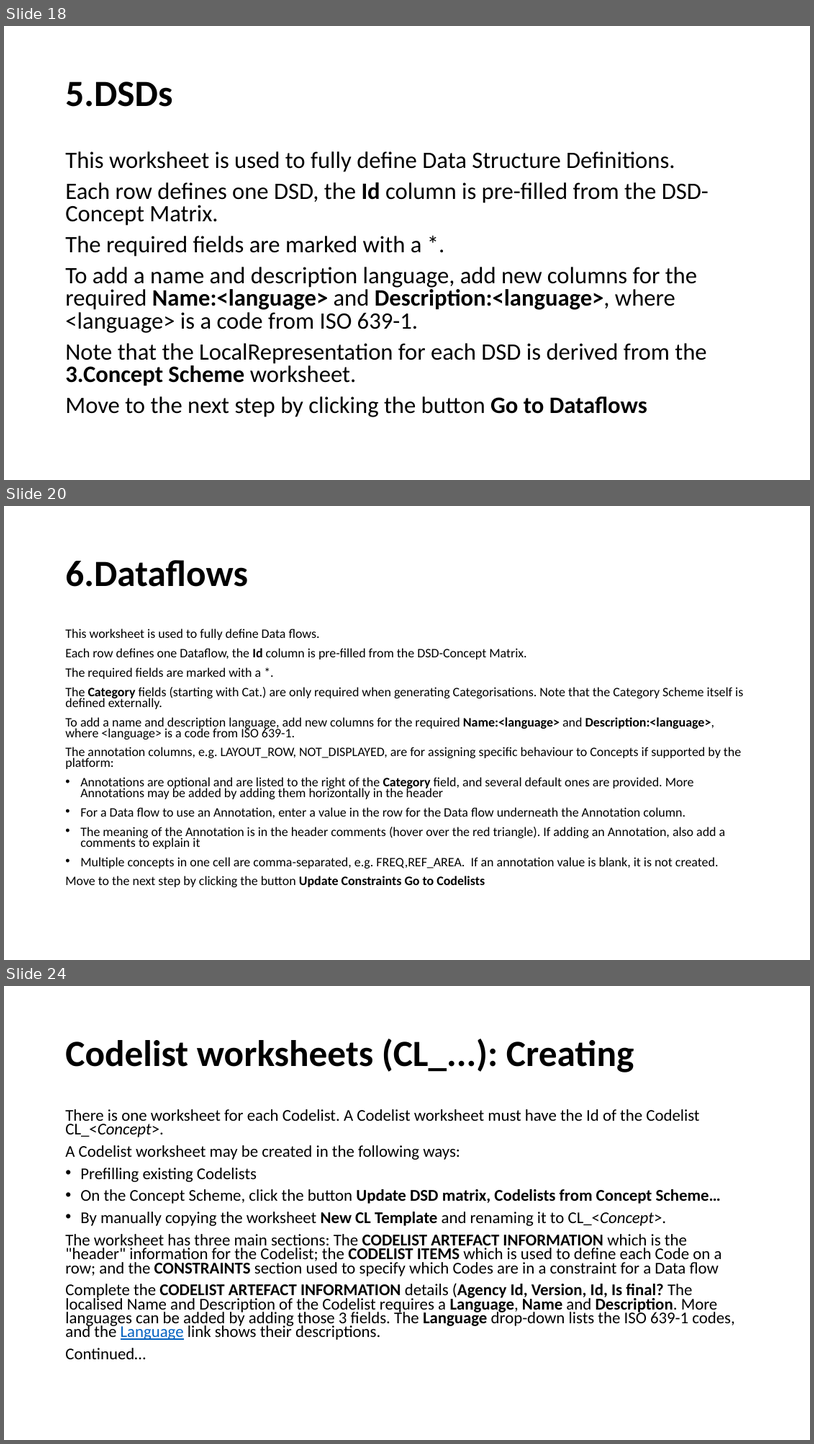
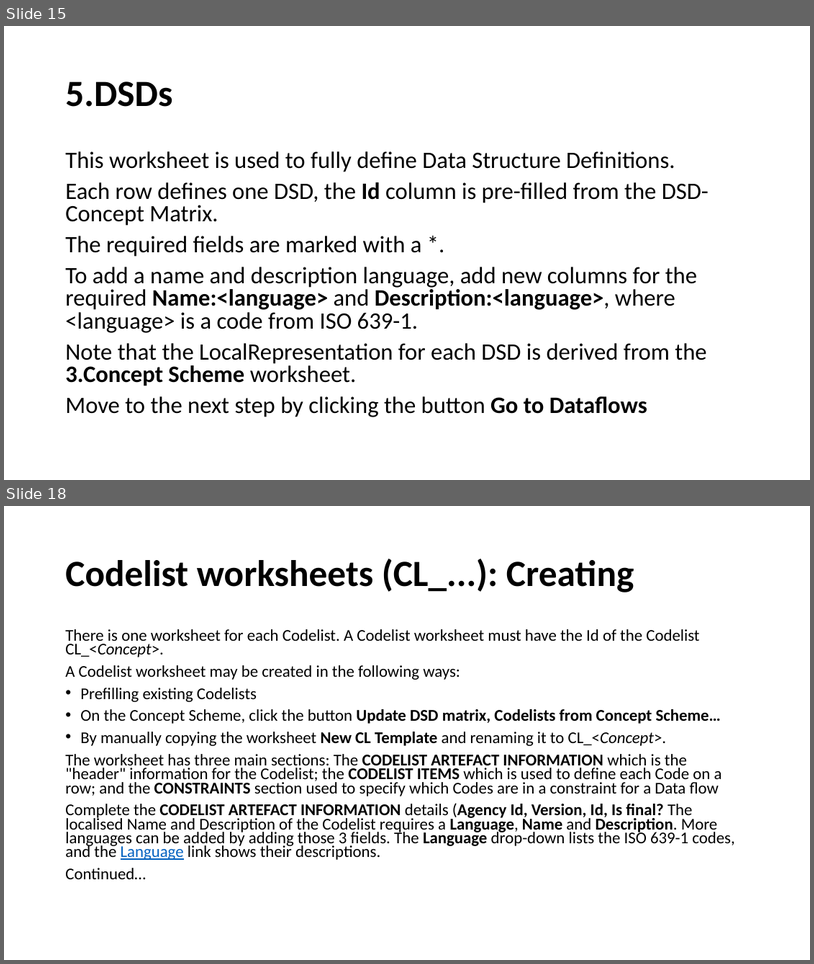
Before and after one commit to OECDSTD/sdmx-matrix-generator, a slide deck: SDMX Matrix Generator User Guide.pptx. Shown one above the other, each under a label of ours: slides 18, 20 and 24 before the commit, slides 15 and 18 after it; the slides between them are not shown. The pictures are 814x1444 and 814x964 pixels, drawn with LibreOffice and Linux fonts; fonts in the diff are those of the drawing. Boxes give left, top, right and bottom in pixels: in the first picture for what was removed or moved away, otherwise in the second. Text is boxed around its words. In the diff, an @@ line names an element or a change of style, - is before the commit and + after.

```diff
--- a/SDMX Matrix Generator User Guide.pptx
+++ b/SDMX Matrix Generator User Guide.pptx
@@ slide 20 removed at (x1=4, y1=506, x2=810, y2=960), background #FFFFFF @@
@@ title removed at (x1=65, y1=560, x2=248, y2=587) @@
-6.Dataflows
@@ text removed at (x1=65, y1=628, x2=743, y2=887) @@
-This worksheet is used to fully define Data flows.
-Each row defines one Dataflow, the Id column is pre-filled from the DSD-Concept Matrix.
-The required fields are marked with a *.
-The Category fields (starting with Cat.) are only required when generating Categorisations. Note that the Category Scheme itself is defined externally.
-To add a name and description language, add new columns for the required Name:<language> and Description:<language>, where <language> is a code from ISO 639-1.
-The annotation columns, e.g. LAYOUT_ROW, NOT_DISPLAYED, are for assigning specific behaviour to Concepts if supported by the platform:
-• Annotations are optional and are listed to the right of the Category field, and several default ones are provided. More Annotations may be added by adding them horizontally in the header
-• For a Data flow to use an Annotation, enter a value in the row for the Data flow underneath the Annotation column.
-• The meaning of the Annotation is in the header comments (hover over the red triangle). If adding an Annotation, also add a comments to explain it
-• Multiple concepts in one cell are comma-separated, e.g. FREQ,REF_AREA. If an annotation value is blank, it is not created.
-Move to the next step by clicking the button Update Constraints Go to Codelists
@@ what was slide 18 is now slide 15 @@
@@ what was slide 24 is now slide 18 @@
```
Also in this commit, not shown: 8 slides changed, 2 slides added, 11 other slides removed.
